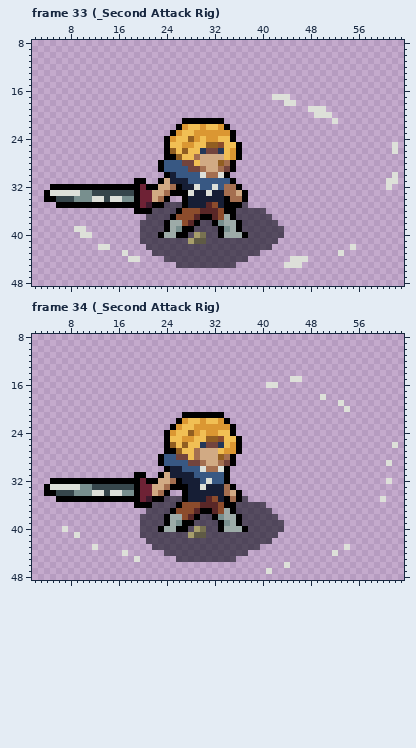
Edited in one commit: pixel-art file (Game Art/Character/Enthraz Animations.aseprite). The picture above was drawn from the file before the commit.
64x64 pixels, 88 frames. Shown: frame 33 (_Second Attack Rig): x 2..63, y 8..48; frame 34 (_Second Attack Rig): x 2..63, y 8..48. The commit also changed other frames, which this record leaves out.
The result:
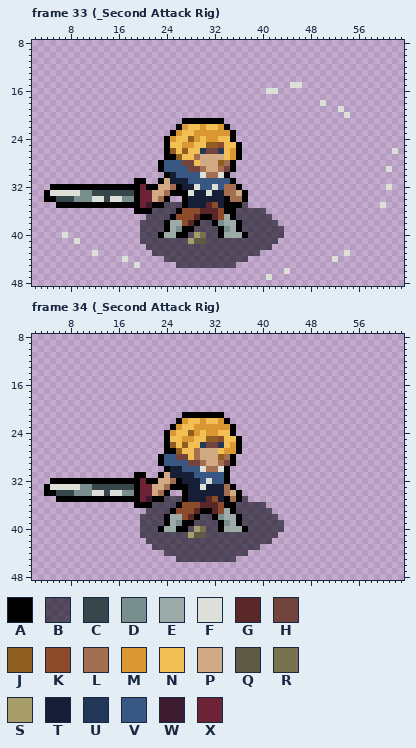
Palette (. is transparent): A #000000  B #090a1496  C #36464b  D #788f8e  E #9daba8  F #dde0d9  G #592727  H #73443d  J #915e21  K #8c4c2c  L #a46f50  M #db9732  N #f1bf54  P #d1aa84  Q #5f5a45  R #787251  S #a79e6b  T #161e35  U #233758  V #385883  W #3d1b2e  X #6e2235
Message: Attack Redirection fixed
Change:
Changed rows in their new state; - is an unchanged pixel.
Frame 33 (_Second Attack Rig), layer "VFX":
first column x 41:
15 ----FF--------
16 FF------------
17 -...----------
18 ---..----F----
19 -------...--F-
20 --------...--F
21 -----------.--
first column x 62:
25 .
first column x 61:
29 F-
30 -.
31 ..
first column x 60:
35 F
first column x 7:
39 --..---------------------------------------------
40 F--..--------------------------------------------
41 --F----------------------------------------------
42 ------..----------------------------------------.
43 -----F----.-----------------------------------.F-
44 ----------F..-------------------------...----F---
45 ------------F------------------------...---------
46 -------------------------------------F-----------
47 ----------------------------------F--------------
Frame 34 (_Second Attack Rig), layer "VFX":
first column x 41:
15 ----..--------
16 ..------------
18 ---------.----
19 ------------.-
20 -------------.
first column x 60:
26 --.
29 -.-
32 -.-
35 .--
first column x 7:
40 .-----------------------------------------------
41 --.---------------------------------------------
43 -----.-----------------------------------------.
44 ----------.----------------------------------.--
45 ------------.-----------------------------------
46 -------------------------------------.----------
47 ----------------------------------.-------------
